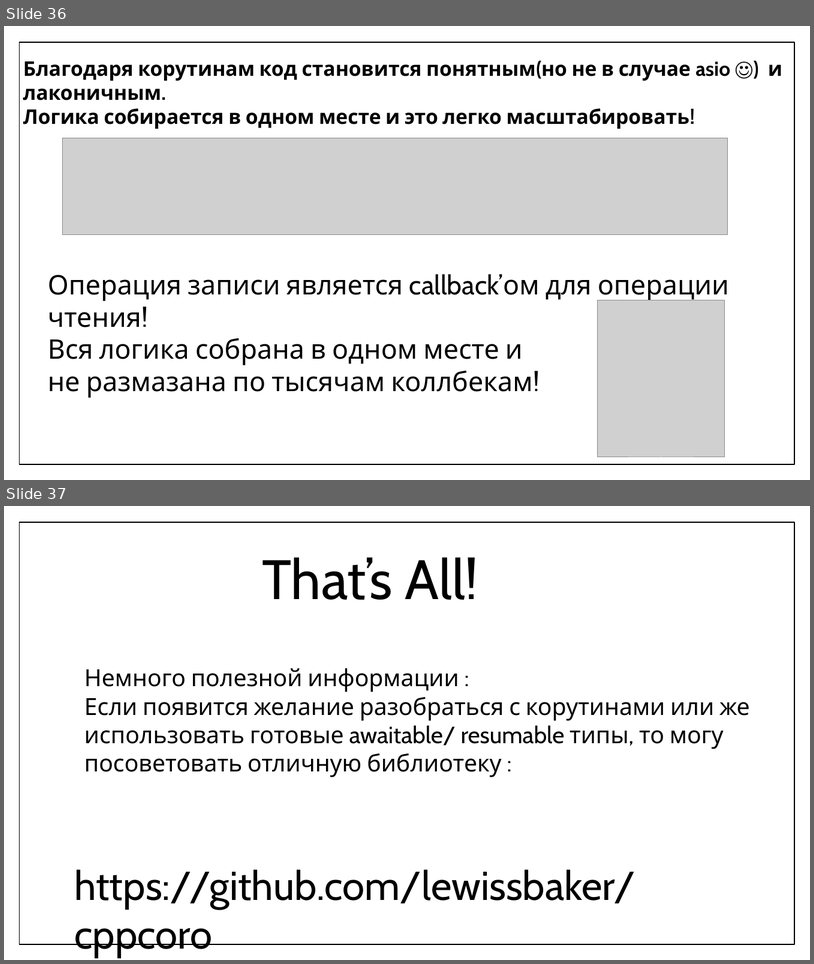
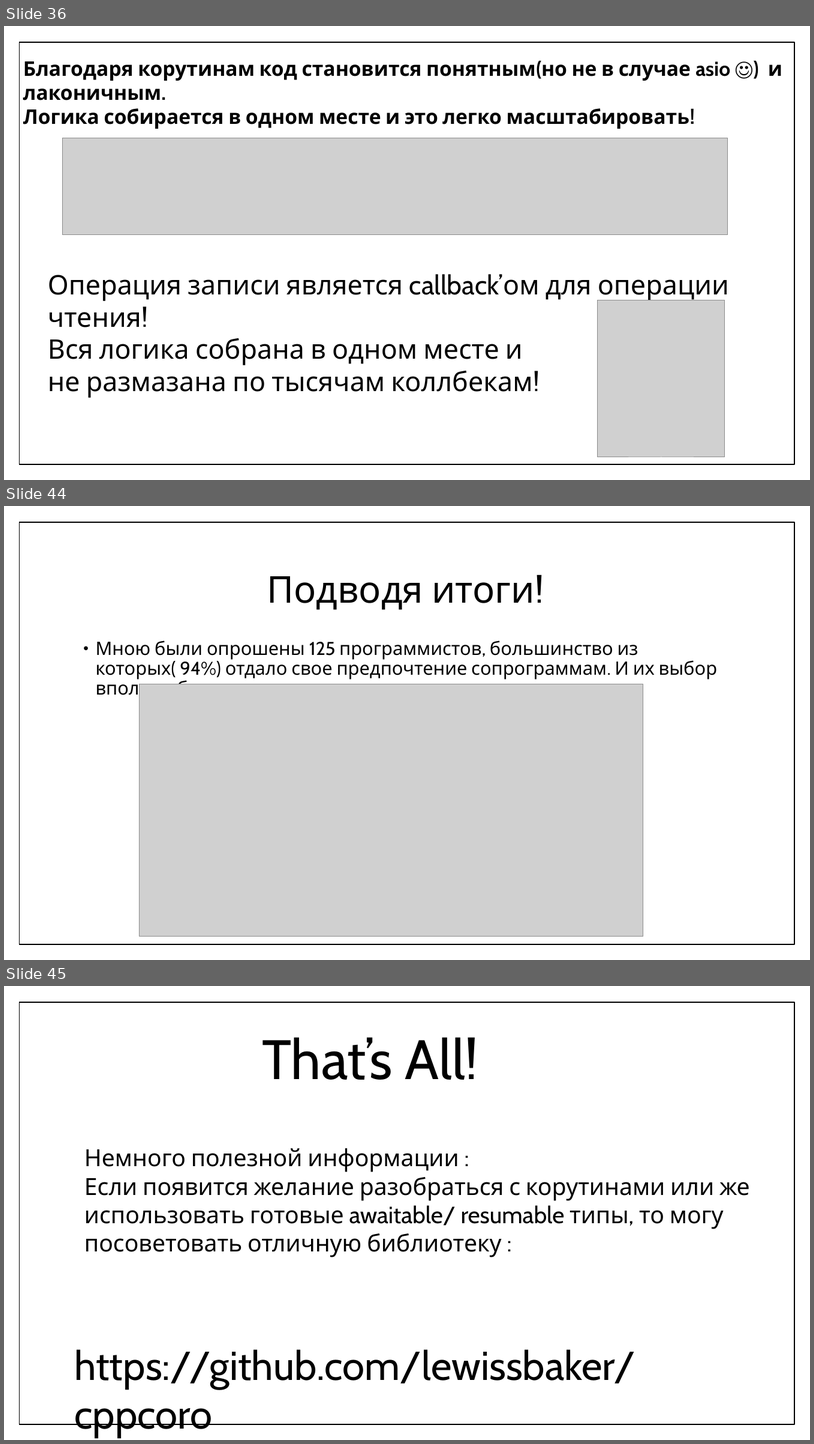
Before and after one commit to f0rmul/presentations, a slide deck: coro_present/coro.pptx. Shown one above the other, each under a label of ours: slides 36 and 37 before the commit, slides 36, 44 and 45 after it; the slides between them are not shown. The pictures are 814x964 and 814x1444 pixels, drawn with LibreOffice and Linux fonts; fonts in the diff are those of the drawing; grey boxes stand for pictures. Boxes give left, top, right and bottom in pixels: in the first picture for what was removed or moved away, otherwise in the second. Text is boxed around its words. In the diff, an @@ line names an element or a change of style, - is before the commit and + after.

```diff
--- a/coro_present/coro.pptx
+++ b/coro_present/coro.pptx
@@ slide 44 added at <box>4,506,810,960</box>, background #FFFFFF; not listed: 1 template element that a slide beside it also shows @@
@@ title added at <box>267,576,535,610</box>, 44 pt, text #000000 @@
+Подводя итоги!
@@ text added at <box>96,640,717,700</box>, 22 pt, text #000000 @@
+• Мною были опрошены 125 программистов, большинство из которых( 94%) отдало свое предпочтение сопрограммам. И их выбор вполне обоснован.
@@ picture added at <box>140,684,644,937</box> @@
@@ what was slide 37 is now slide 45 @@
```
Also in this commit, not shown: 7 other slides added, 2 other files.
